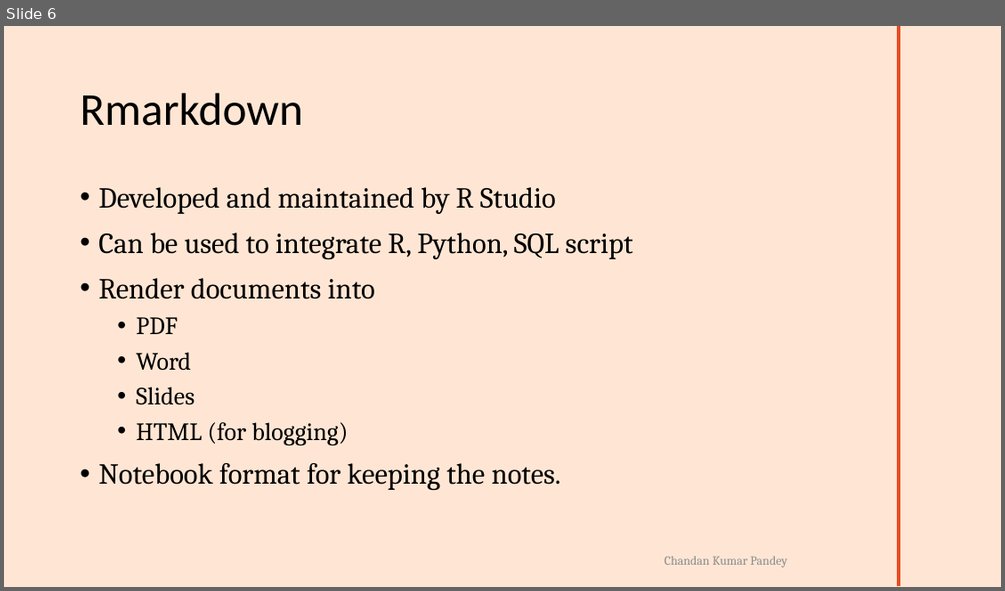
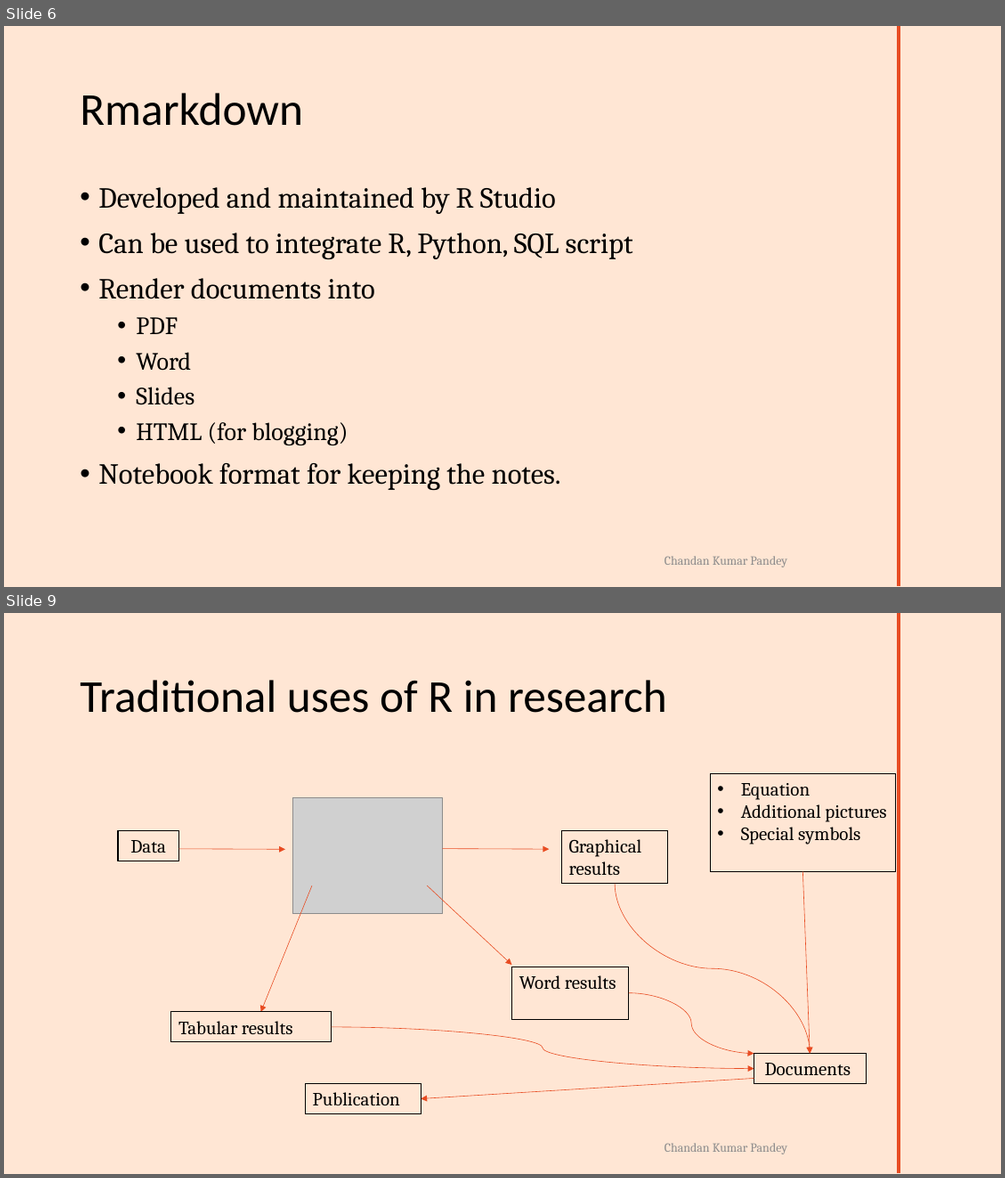
Before and after one commit to ckp1990/Rmark-SCCS-BLR-2023, a slide deck: SCCS-2023-Rmarkdown-workshop.pptx. Shown one above the other, each under a label of ours: slide 6 before the commit, slides 6 and 9 after it; the slides between them are not shown. The pictures are 1005x591 and 1005x1178 pixels, drawn with LibreOffice and Linux fonts; fonts in the diff are those of the drawing; grey boxes stand for pictures; background and template pictures are left out. Boxes give left, top, right and bottom in pixels: in the first picture for what was removed or moved away, otherwise in the second. Text is boxed around its words. In the diff, an @@ line names an element or a change of style, - is before the commit and + after.

```diff
--- a/SCCS-2023-Rmarkdown-workshop.pptx
+++ b/SCCS-2023-Rmarkdown-workshop.pptx
@@ slide 9 added at [4,613,1001,1174], background #FFE6D4; not listed: 2 template elements that a slide beside it also shows @@
@@ title added at [80,680,667,713], 44 pt, text #000000 @@
+Traditional uses of R in research
@@ picture added at [292,798,442,914] @@
@@ rectangle added at [710,774,896,872], outline #000000 0.75 pt, 18 pt, text #000000 @@
+• Equation
+• Additional pictures
+• Special symbols
@@ rectangle added at [118,831,178,860], outline #000000 1 pt, 18 pt, text #000000 @@
+Data
@@ arrow added from (179, 849) to (285, 850), #E84C22 0.5 pt @@
@@ arrow added from (442, 849) to (550, 850), #E84C22 0.5 pt @@
@@ rectangle added at [562,831,669,884], outline #000000 0.75 pt, 18 pt, text #000000 @@
+Graphical results
@@ arrow added from (802, 872) to (810, 1054), #E84C22 0.5 pt @@
@@ arrow added from (312, 885) to (261, 1012), #E84C22 0.5 pt @@
@@ arrow added from (428, 885) to (512, 965), #E84C22 0.5 pt @@
@@ curved arrow added from (615, 884) to (810, 1054), #E84C22 0.5 pt @@
@@ rectangle added at [512,966,629,1020], outline #000000 0.75 pt, 18 pt, text #000000 @@
+Word results
@@ rectangle added at [171,1012,332,1041], outline #000000 0.75 pt, 18 pt, text #000000 @@
+Tabular results
@@ curved arrow added from (629, 993) to (754, 1054), #E84C22 0.5 pt @@
@@ curved arrow added from (332, 1027) to (754, 1069), #E84C22 0.5 pt @@
@@ rectangle added at [754,1054,866,1083], outline #000000 0.75 pt, 18 pt, text #000000 @@
+Documents
@@ rectangle added at [306,1083,421,1113], outline #000000 0.75 pt, 18 pt, text #000000 @@
+Publication
@@ arrow added from (754, 1078) to (421, 1098), #E84C22 0.5 pt @@
```
Also in this commit, not shown: 1 slide changed, 7 other slides added, 1 slide removed, 6 other files.
